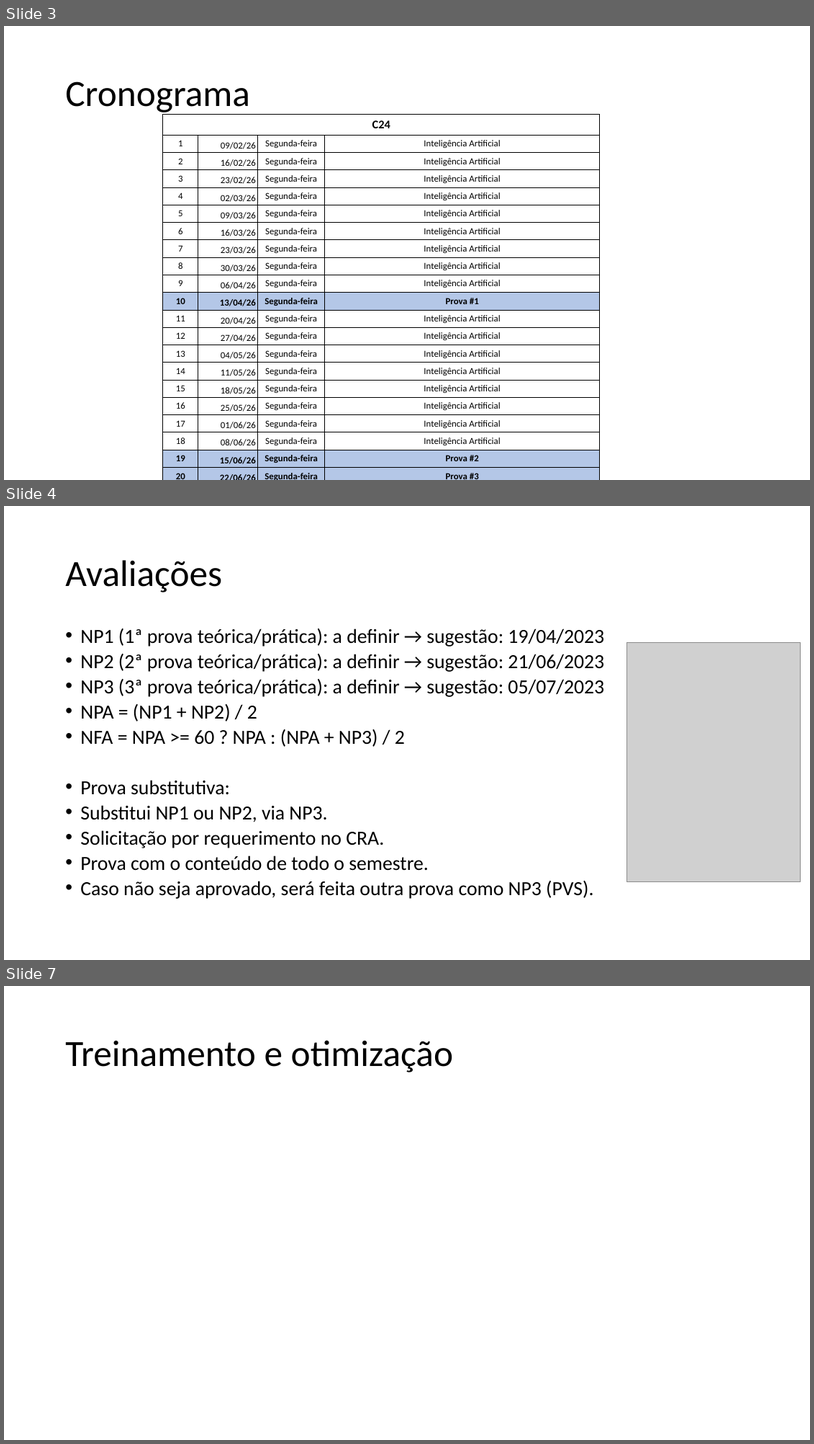
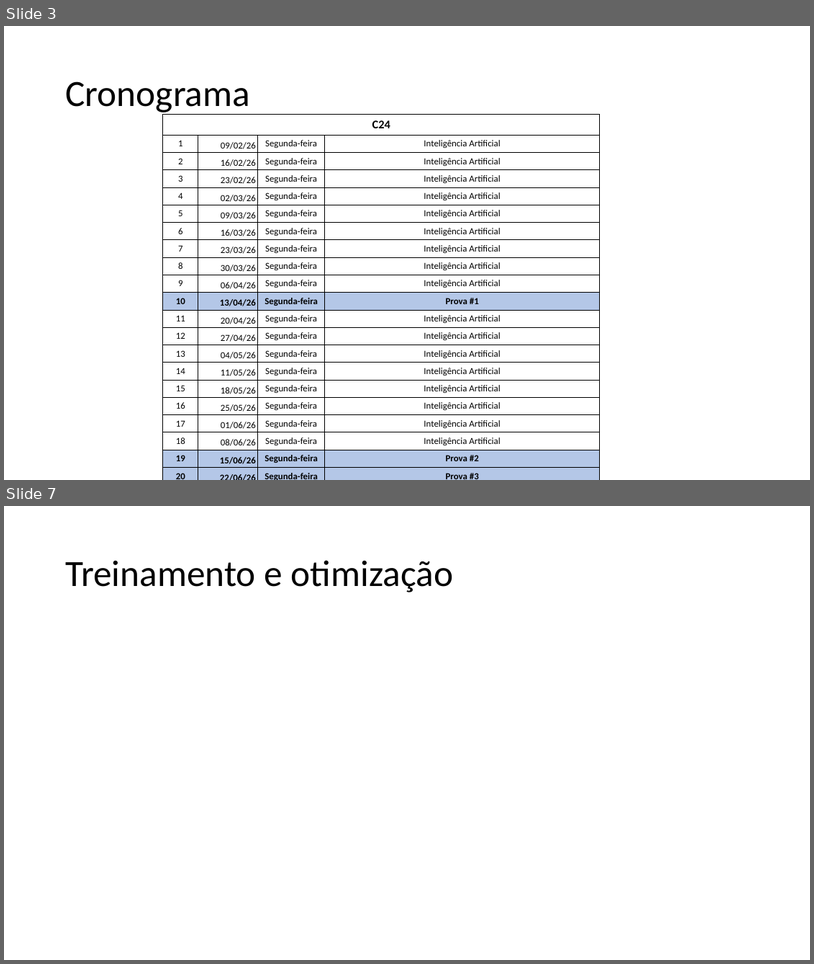
Before and after one commit to zz4fap/c24_inteligencia_artificial, a slide deck: slides/C24_Introdução.pptx. Shown one above the other, each under a label of ours: slides 3, 4 and 7 before the commit, slides 3 and 7 after it; the slides between them are not shown. The pictures are 814x1444 and 814x964 pixels, drawn with LibreOffice and Linux fonts; fonts in the diff are those of the drawing; grey boxes stand for pictures. Boxes give left, top, right and bottom in pixels: in the first picture for what was removed or moved away, otherwise in the second. Text is boxed around its words. In the diff, an @@ line names an element or a change of style, - is before the commit and + after.

```diff
--- a/slides/C24_Introdução.pptx
+++ b/slides/C24_Introdução.pptx
@@ slide 4 removed at box(4, 506, 810, 960), background #FFFFFF @@
@@ title removed at box(65, 560, 222, 592) @@
-Avaliações
@@ text removed at box(80, 628, 604, 898) @@
-• NP1 (1ª prova teórica/prática): a definir → sugestão: 19/04/2023
-• NP2 (2ª prova teórica/prática): a definir → sugestão: 21/06/2023
-• NP3 (3ª prova teórica/prática): a definir → sugestão: 05/07/2023
-• NPA = (NP1 + NP2) / 2
-• NFA = NPA >= 60 ? NPA : (NPA + NP3) / 2
-• Prova substitutiva:
-• Substitui NP1 ou NP2, via NP3.
-• Solicitação por requerimento no CRA.
-• Prova com o conteúdo de todo o semestre.
-• Caso não seja aprovado, será feita outra prova como NP3 (PVS).
@@ picture removed at box(628, 642, 801, 881) @@
```
Also in this commit, not shown: 3 slides added, 2 other slides removed.
